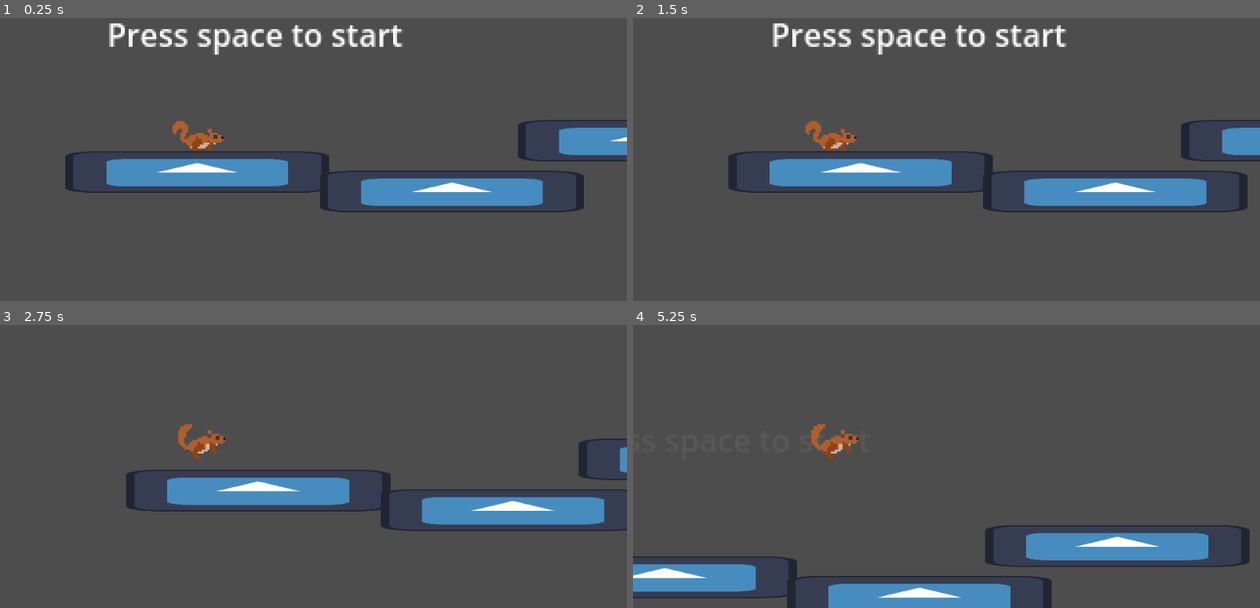
Above: before the commit, frames 1-4 (two rows, left to right).
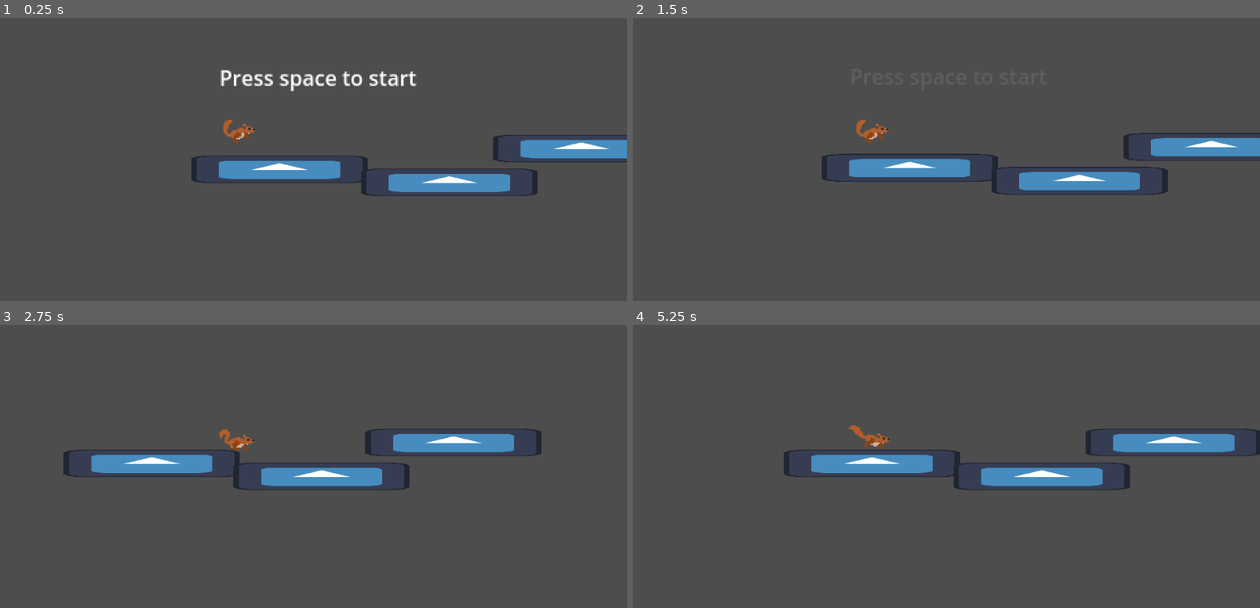
Above: after the commit, the same moments.

Repository: JuJuz1/Glide-the-fire
Game: Godot game, scene res://scenes/World.tscn
Two runs of this game, one before a commit and one after it. Both use one fixed random seed, a clock stepped at 60 frames per second and the inputs below. The engine's default icon, where the game draws it, is replaced by a stand-in: a white triangle on a blue panel in a dark square.
Inputs:
- Up to frame 1 (0.25 s): no input
- Up to frame 2 (1.5 s): tap Space (interact) at 0.5, 1.35 s; hold Space (interact) 0.53-1.28 s
- Up to frame 3 (2.75 s): tap Space (interact) at 2 s; hold Space (interact) from 2.03 s (still down)
- Up to frame 4 (5.25 s): release Space (interact) at 2.78 s; tap Space (interact) at 2.85, 3.5, 4.35, 5 s; hold Space (interact) 3.53-4.28 s; hold Space (interact) from 5.03 s (still down)

The runs differ from the first frame. In frame 1, 12% of the frame differs, in the area x 10-100%, y 1-69%; in frame 2, 11%; in frame 3, 12%; in frame 4, 14%, in the area x 0-100%, y 34-100%.

Commit message:
Entering bush with signals, acceleration upwards

Diff:
--- a/scenes/World.tscn
+++ b/scenes/World.tscn
@@ -64,3 +64,6 @@
 
 [node name="Bush" parent="." instance=ExtResource("4_t4mfl")]
 position = Vector2(154, -12)
+
+[connection signal="bush_entered" from="Bush" to="Player" method="_on_bush_entered"]
+[connection signal="bush_exited" from="Bush" to="Player" method="_on_bush_exited"]
--- a/scenes/bush.tscn
+++ b/scenes/bush.tscn
@@ -7,28 +7,30 @@
 height = 78.0
 
 [sub_resource type="CapsuleShape2D" id="CapsuleShape2D_p1axl"]
-radius = 28.0
-height = 66.0
+radius = 24.0
+height = 56.0
 
 [node name="Bush" type="Node2D"]
 position = Vector2(120, -33)
 script = ExtResource("1_510l3")
 
-[node name="Area2DBush" type="Area2D" parent="."]
+[node name="Area2DFire" type="Area2D" parent="."]
 collision_layer = 0
 collision_mask = 2
 
-[node name="CollisionShape2D" type="CollisionShape2D" parent="Area2DBush"]
+[node name="CollisionShape2D" type="CollisionShape2D" parent="Area2DFire"]
 rotation = 1.57079
 shape = SubResource("CapsuleShape2D_hlqm4")
 
 [node name="Area2DGlide" type="Area2D" parent="."]
-position = Vector2(0, -57)
+position = Vector2(0, -48)
 collision_layer = 0
 collision_mask = 2
 
 [node name="CollisionShape2D" type="CollisionShape2D" parent="Area2DGlide"]
+rotation = 1.57079
 shape = SubResource("CapsuleShape2D_p1axl")
 
-[connection signal="body_entered" from="Area2DBush" to="." method="_on_area_2d_body_entered"]
-[connection signal="body_entered" from="Area2DGlide" to="." method="_on_area_2d_2_body_entered"]
+[connection signal="body_entered" from="Area2DFire" to="." method="_on_area_2d_fire_body_entered"]
+[connection signal="body_entered" from="Area2DGlide" to="." method="_on_area_2d_glide_body_entered"]
+[connection signal="body_exited" from="Area2DGlide" to="." method="_on_area_2d_glide_body_exited"]
--- a/scenes/player.tscn
+++ b/scenes/player.tscn
@@ -62,6 +62,7 @@
 }]
 
 [node name="Player" type="CharacterBody2D"]
+process_mode = 4
 collision_layer = 2
 script = ExtResource("1_t1bgp")
 
@@ -72,7 +73,7 @@
 
 [node name="Camera2D" type="Camera2D" parent="."]
 position = Vector2(55, -7)
-zoom = Vector2(3, 3)
+zoom = Vector2(2, 2)
 position_smoothing_speed = 3.0
 
 [node name="AnimatedSprite2D" type="AnimatedSprite2D" parent="."]
--- a/scripts/bush.gd
+++ b/scripts/bush.gd
@@ -1,6 +1,9 @@
 extends Node2D
 
 signal player_death
+
+signal bush_entered
+signal bush_exited
 
 # Called when the node enters the scene tree for the first time.
 # Connect signal to game_manager script (autoload)
@@ -8,16 +11,20 @@
 	player_death.connect(GameManager._on_player_death)
 
 
-func _on_area_2d_body_entered(body):
+func _on_area_2d_fire_body_entered(body):
 	if body is Player:
-		# Disable player collision
+		# Disable player collision to avoid double collision
 		body.set_collision_layer_value(2, false)
 		player_death.emit()
 	else:
 		return
 
 
-func _on_area_2d_2_body_entered(body):
+func _on_area_2d_glide_body_entered(body):
 	if body is Player:
-		if body.gliding == true:
-			body.velocity.y += -400.0
+		bush_entered.emit()
+
+
+func _on_area_2d_glide_body_exited(body):
+	if body is Player:
+		bush_exited.emit()
--- a/scripts/game_manager.gd
+++ b/scripts/game_manager.gd
@@ -34,7 +34,6 @@
 
 ## When the player dies
 func _on_player_death():
-	print_debug("manager_signal")
 	# Position the player to the starting position and initialize all pickables, reset picked up items
 	player.position = player.starting_position
 	player.set_deferred("process_mode", Node.PROCESS_MODE_DISABLED)
--- a/scripts/player.gd
+++ b/scripts/player.gd
@@ -8,12 +8,13 @@
 const JUMP_VELOCITY : int = -300
 const GRAVITY_SCALE : float = 0.8
 ## Constant gravity when gliding
-const GRAVITY_GLIDE : int = 3000
+const GRAVITY_GLIDE : int = 3500
 
 @onready var animation : AnimatedSprite2D = $AnimatedSprite2D
 
 var starting_position : Vector2 = Vector2(0, 0)
-var gliding : bool = false
+## For signal from bush
+var in_bush : bool = false
 
 func _ready():
 	#animation.flip_h = true
@@ -23,8 +24,6 @@
 
 ## Movement processing
 func _physics_process(delta):
-	gliding = false
-
 	# Add the gravity
 	if not is_on_floor():
 		velocity.y += get_gravity().y * delta * GRAVITY_SCALE
@@ -45,8 +44,10 @@
 
 	# Gliding
 	if Input.is_action_pressed("interact") and not is_on_floor() and velocity.y > 0:
-		velocity.y = GRAVITY_GLIDE * delta
-		gliding = true
+		if in_bush:
+			velocity.y += -500.0
+		else:
+			velocity.y = GRAVITY_GLIDE * delta
 
 	# Check if player is stuck
 	if velocity.x == 0:
@@ -56,3 +57,13 @@
 	velocity.x = SPEED * delta
 
 	move_and_slide()
+
+
+func _on_bush_entered():
+	in_bush = true
+	print("bush")
+
+
+func _on_bush_exited():
+	in_bush = false
+	print("exit")
